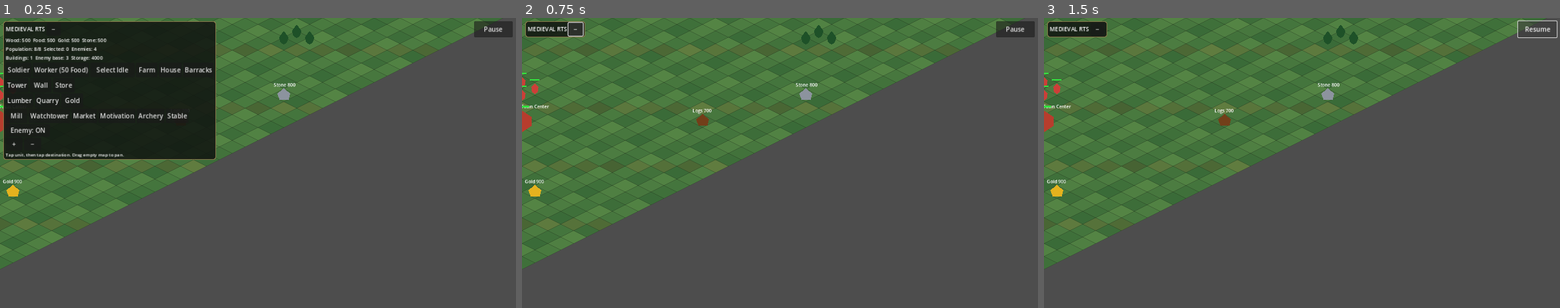
Above: before the commit, frames 1-3 (left to right).
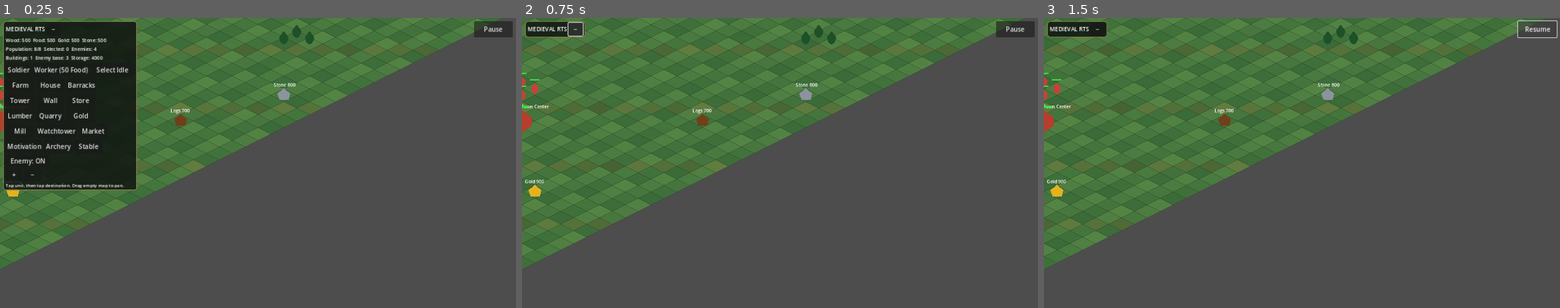
Above: after the commit, the same moments.

Repository: noub1234567-cmd/Medieval-RTS-Test
Game: Godot game, scene res://scenes/main.tscn
Two runs of this game, one before a commit and one after it. Both use one fixed random seed, a clock stepped at 60 frames per second and the inputs below.
Inputs:
- Up to frame 1 (0.25 s): no input
- Up to frame 2 (0.75 s): click "−" at 0.5 s
- Up to frame 3 (1.5 s): click "Pause" at 1.25 s

The runs differ from the first frame. In frame 1, 11% of the frame differs, in the area x 0-42%, y 1-60%; in frame 2, nothing differs; in frame 3, nothing differs.

Commit message:
Fix building buttons layout and expose Archery Range and Stable

Diff:
--- a/scripts/game.gd
+++ b/scripts/game.gd
@@ -751,27 +751,20 @@
 	select_idle_button.custom_minimum_size=Vector2(110,36)
 	select_idle_button.pressed.connect(select_idle_workers)
 	buttons.add_child(select_idle_button)
-	var building_rows:Array[HBoxContainer]=[buttons]
-	var second_building_row:=HBoxContainer.new()
-	second_building_row.add_theme_constant_override("separation",3)
-	v.add_child(second_building_row)
-	building_rows.append(second_building_row)
-	var third_building_row:=HBoxContainer.new()
-	third_building_row.add_theme_constant_override("separation",3)
-	v.add_child(third_building_row)
-	building_rows.append(third_building_row)
-	var fourth_building_row:=HBoxContainer.new()
-	fourth_building_row.add_theme_constant_override("separation",3)
-	v.add_child(fourth_building_row)
-	building_rows.append(fourth_building_row)
+	var building_rows:Array[HBoxContainer]=[]
+	for row_index in range(5):
+		var building_row:=HBoxContainer.new()
+		building_row.add_theme_constant_override("separation",3)
+		v.add_child(building_row)
+		building_rows.append(building_row)
 	var building_names=["Farm","House","Barracks","Tower","Wall","Store","Lumber","Quarry","Gold","Mill","Watchtower","Market","Motivation","Archery","Stable"]
 	for i in range(building_names.size()):
 		var building_name=building_names[i]
 		var b:=Button.new()
 		b.text=building_name
-		b.custom_minimum_size=Vector2(54,36)
+		b.custom_minimum_size=Vector2(72,36)
 		b.pressed.connect(func(): begin_placement("Guard Tower" if building_name=="Tower" else "Warehouse" if building_name== …(258 unchanged characters)…
-		building_rows[0 if i<3 else 1 if i<6 else 2 if i<9 else 3].add_child(b)
+		building_rows[i/3].add_child(b)
 	var enemy_row:=HBoxContainer.new()
 	v.add_child(enemy_row)
 
